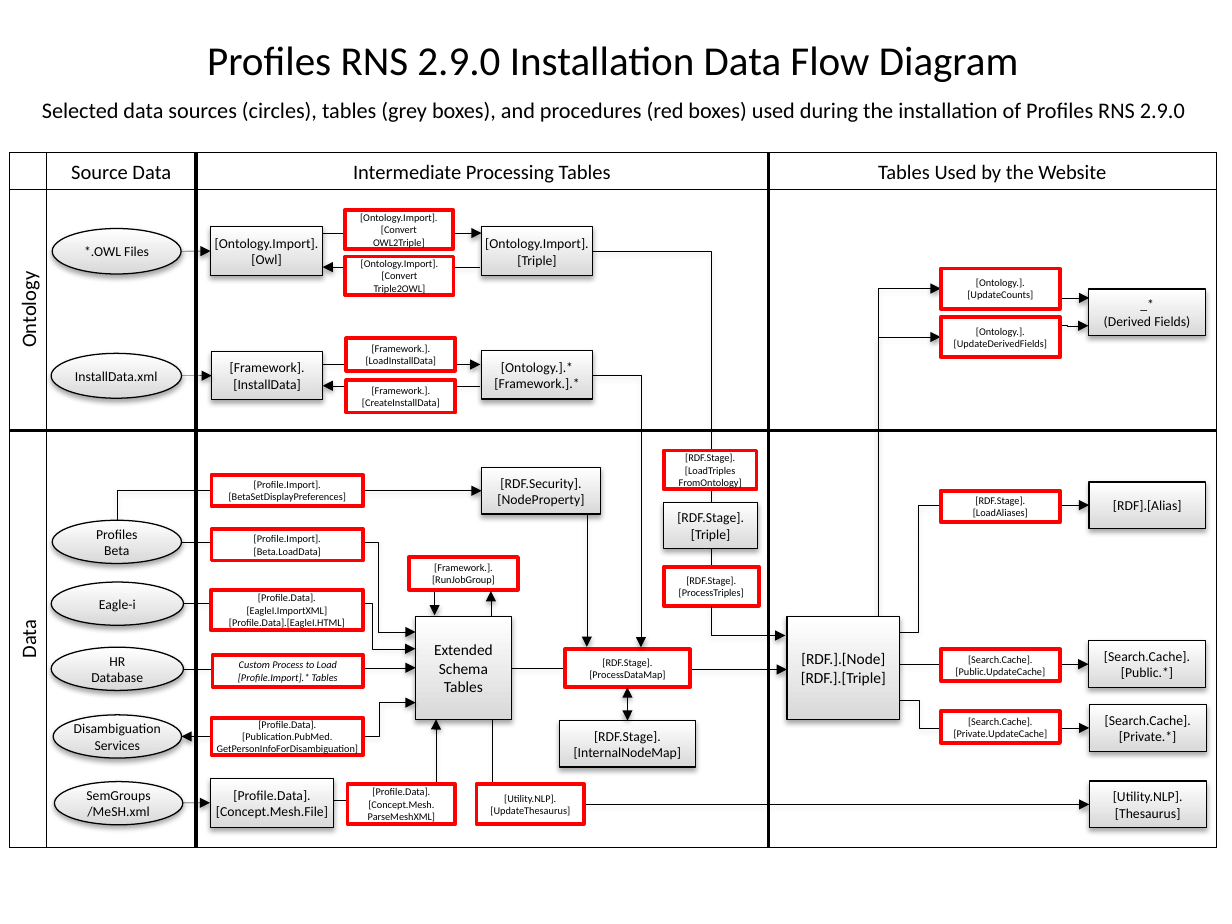
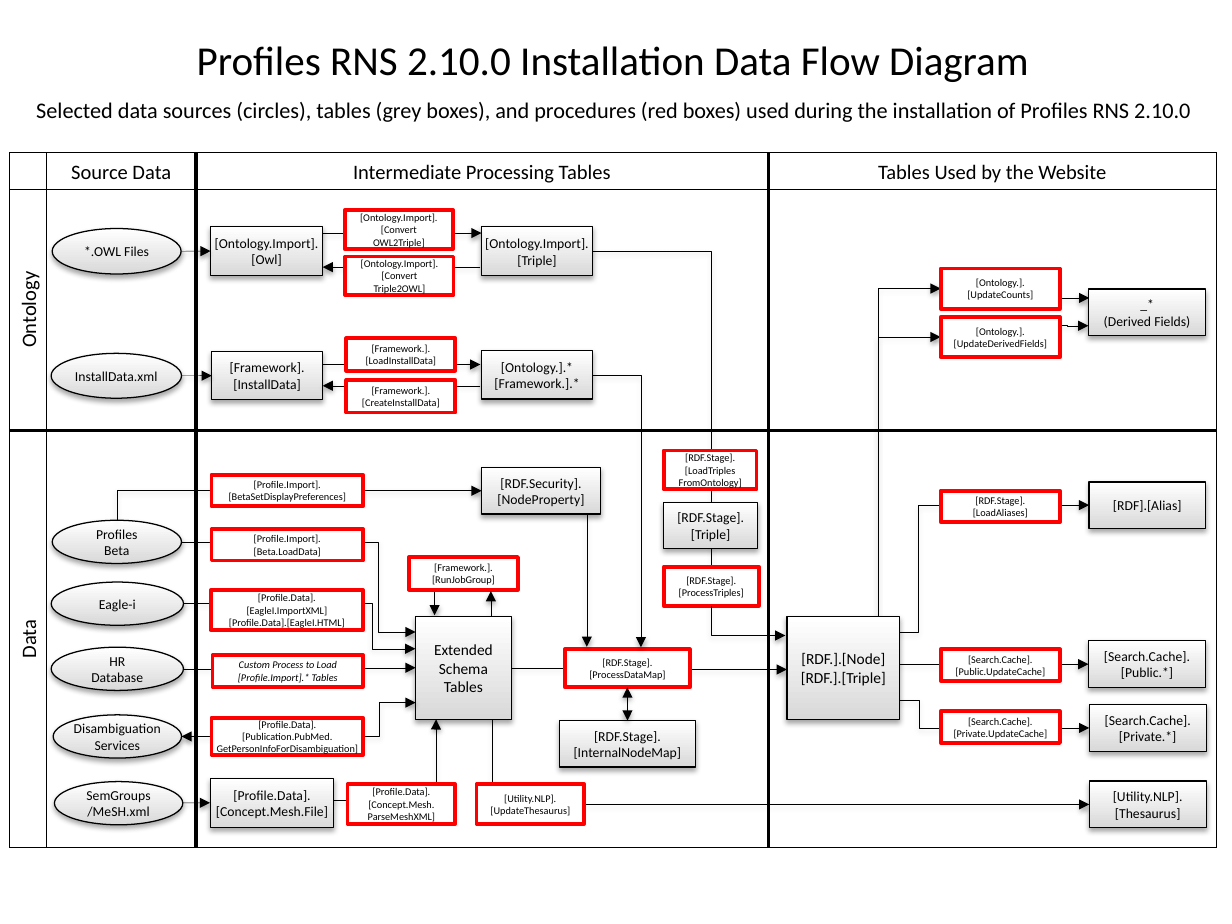
Before and after one commit to ProfilesRNS/ProfilesRNS, a slide deck: slide 1 of Documentation/ProfilesRNS_DataFlowDiagram.pptx. Drawn at 1232x924 pixels with LibreOffice and Linux fonts; fonts in the diff are those of the drawing. Boxes give left, top, right and bottom in pixels: in the first picture for what was removed or moved away, otherwise in the second. Text is boxed around its words. In the diff, an @@ line names an element or a change of style, - is before the commit and + after.

Commit message:
Profiles 2.10.0 Documentation

```diff
--- a/Documentation/ProfilesRNS_DataFlowDiagram.pptx
+++ b/Documentation/ProfilesRNS_DataFlowDiagram.pptx
@@ text at (x1=197, y1=46, x2=1028, y2=82): text changed @@
-Profiles RNS 2.9.0 Installation Data Flow Diagram
+Profiles RNS 2.10.0 Installation Data Flow Diagram
@@ text at (x1=36, y1=102, x2=1190, y2=122): text changed @@
-Selected data sources (circles), tables (grey boxes), and procedures (red boxes) used during the installation of Profiles RNS 2.9.0
+Selected data sources (circles), tables (grey boxes), and procedures (red boxes) used during the installation of Profiles RNS 2.10.0
```
Also in this commit, not shown: 6 other files.
